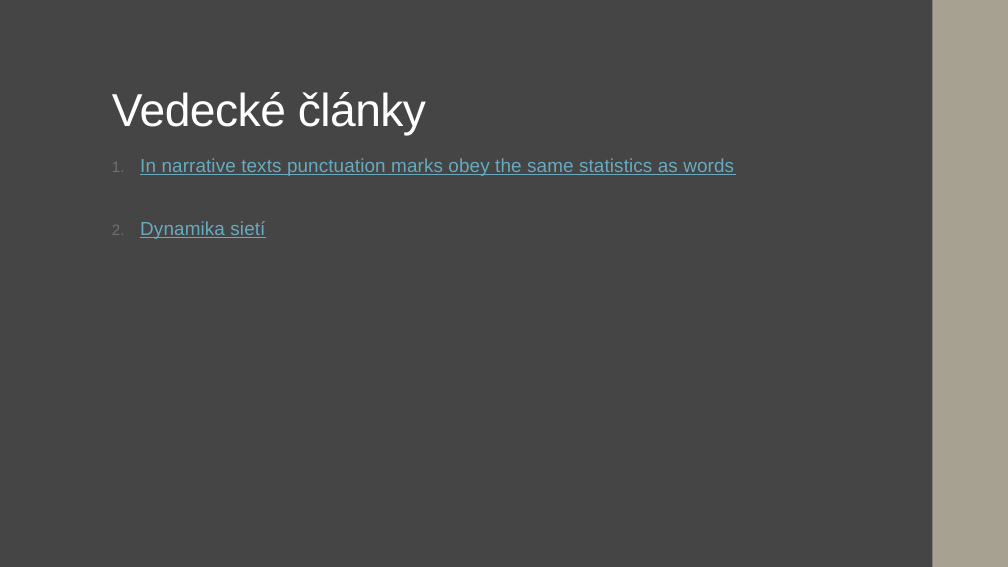
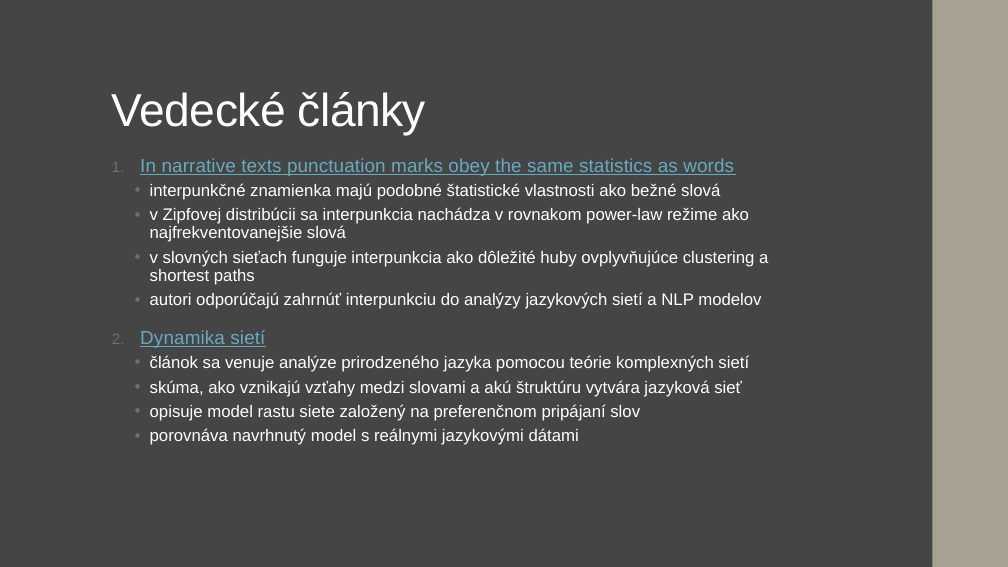
Before and after one commit to Nemeth03/Masters-Thesis, a slide deck: slide 18 of ProjektovySeminar.pptx (slide 16 before the commit). Drawn at 1008x567 pixels with LibreOffice and Linux fonts; fonts in the diff are those of the drawing. Boxes give left, top, right and bottom in pixels: in the first picture for what was removed or moved away, otherwise in the second. Text is boxed around its words. In the diff, an @@ line names an element or a change of style, - is before the commit and + after.

```diff
--- a/ProjektovySeminar.pptx
+++ b/ProjektovySeminar.pptx
@@ text at (x1=150, y1=183, x2=768, y2=309): paragraphs added @@
+  • interpunkčné znamienka majú podobné štatistické vlastnosti ako bežné slová
+  • v Zipfovej distribúcii sa interpunkcia nachádza v rovnakom power-law režime ako najfrekventovanejšie slová
+  • v slovných sieťach funguje interpunkcia ako dôležité huby ovplyvňujúce clustering a shortest paths
+  • autori odporúčajú zahrnúť interpunkciu do analýzy jazykových sietí a NLP modelov
@@ text at (x1=150, y1=355, x2=749, y2=445): paragraphs added @@
+  • článok sa venuje analýze prirodzeného jazyka pomocou teórie komplexných sietí
+  • skúma, ako vznikajú vzťahy medzi slovami a akú štruktúru vytvára jazyková sieť
+  • opisuje model rastu siete založený na preferenčnom pripájaní slov
+  • porovnáva navrhnutý model s reálnymi jazykovými dátami
```
Also in this commit, not shown: 4 other slides changed, 4 slides added, 2 slides removed.
